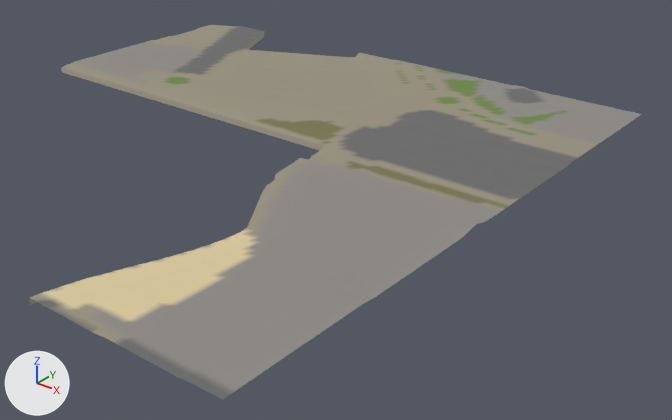
Two versions of the glTF model gibraltar/data/build/tiles/T_W1_N5/terrain.glb, one commit apart.
Both versions are drawn from a 50 mm lens placed at (764.0, -244.0, 274.0), pointed at (339.0, 287.0, -55.0). Every picture has the same lights, and +X, +Y and +Z are marked at lower left. The older version comes first. Vertices at exactly the same position are counted once.

Names of what the first picture shows: 'T_W1_N5_terrain'.
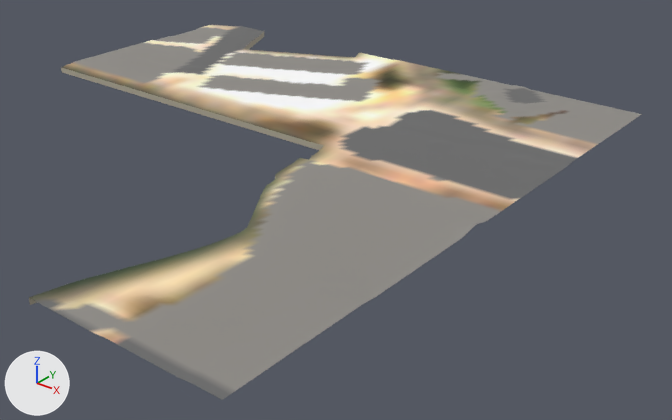
Location of each change, [x1, y1, x2, y2] in pixels of the pictures (672 x 420 px):
part 1 of me_t_w1_n5_terrain, recoloured
    both: [29, 25, 599, 345]

Patch to the scene script:
```diff
--- a/gibraltar/data/build/tiles/T_W1_N5/terrain.glb.py
+++ b/gibraltar/data/build/tiles/T_W1_N5/terrain.glb.py
@@ me_t_w1_n5_terrain @@
 me_t_w1_n5_terrain.from_pydata(...)  # 6684 vertices, 12398 faces; spans x 0.0..500.0, y 0.0..500.0, z -4.0..5.0
 # used by ob_t_w1_n5_terrain; location = (0.0, 0.0, 0.0)
+# me_t_w1_n5_terrain part 1: 6675 faces centred in x 1.0..498.0, y 1.0..500.0, z 1.0..4.0 are repainted in the vertex colours, in many colours
 me_t_w1_n5_terrain.materials.append(mat_m_terrain)
```
